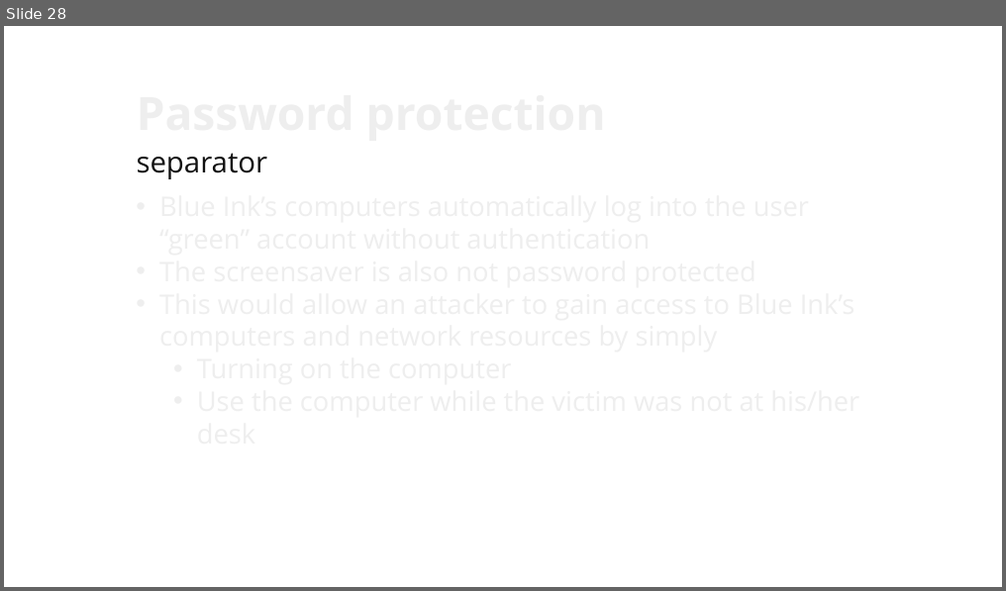
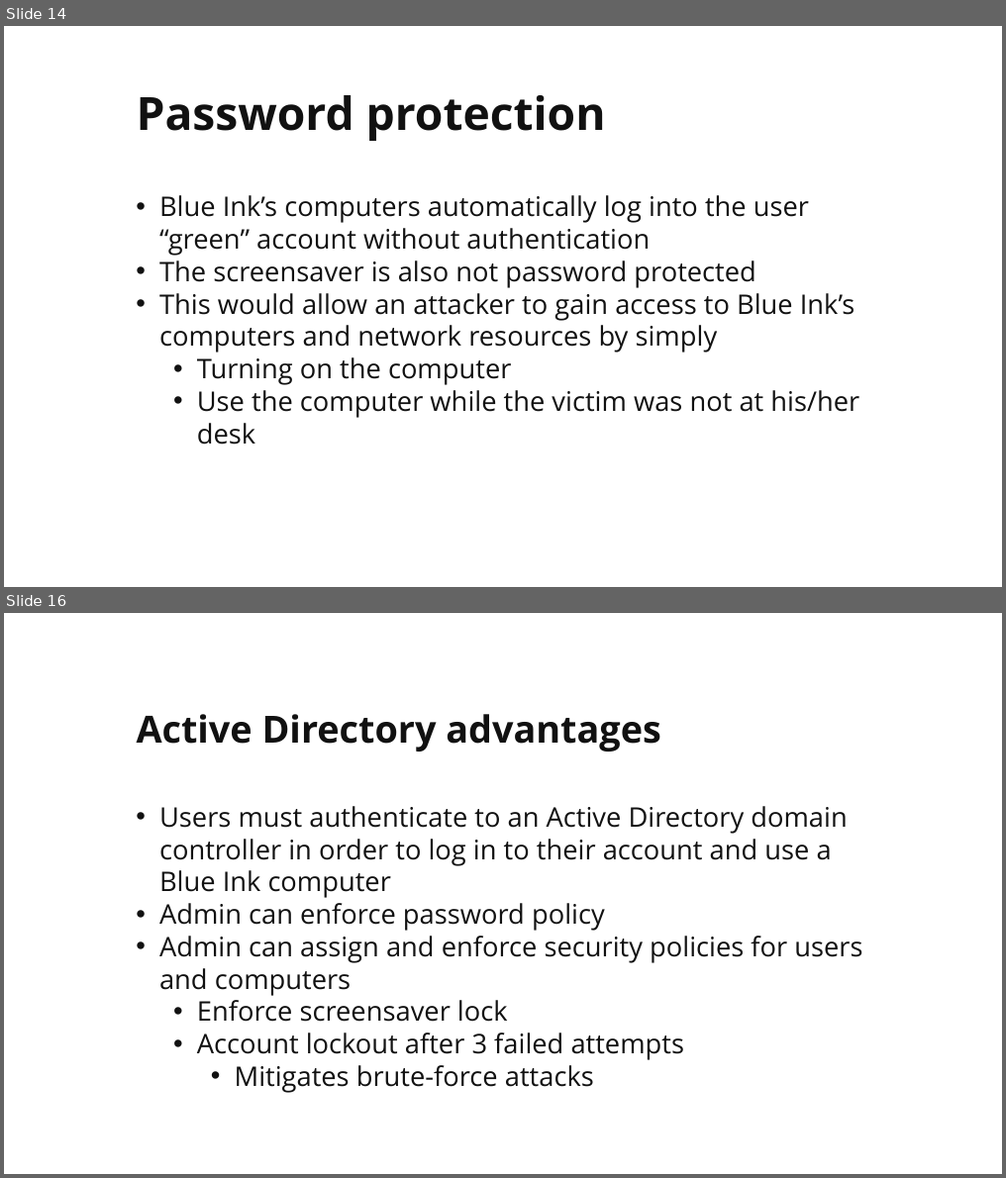
Before and after one commit to martymcflywa/ecu, a slide deck: year_1/sem_2/CSI1101_computer_security/0b_assignment_2_[22MAY15_0900]/dev/CSI1101_PONCE_A2_v02.pptx. Shown one above the other, each under a label of ours: slide 28 before the commit, slides 14 and 16 after it; the slides between them are not shown. The pictures are 1006x591 and 1006x1178 pixels, drawn with LibreOffice and Linux fonts; fonts in the diff are those of the drawing. Boxes give left, top, right and bottom in pixels: in the first picture for what was removed or moved away, otherwise in the second. Text is boxed around its words. In the diff, an @@ line names an element or a change of style, - is before the commit and + after.

```diff
--- a/year_1/sem_2/CSI1101_computer_security/0b_assignment_2_[22MAY15_0900]/dev/CSI1101_PONCE_A2_v02.pptx
+++ b/year_1/sem_2/CSI1101_computer_security/0b_assignment_2_[22MAY15_0900]/dev/CSI1101_PONCE_A2_v02.pptx
@@ slide 16 added at <box>4,613,1002,1174</box>, background #FFFFFF @@
@@ title added at <box>137,714,660,752</box>, 36 pt, text #111111, bold @@
+Active Directory advantages
@@ text added at <box>159,806,862,1093</box>, 26 pt, text #111111 @@
+• Users must authenticate to an Active Directory domain controller in order to log in to their account and use a Blue Ink computer
+• Admin can enforce password policy
+• Admin can assign and enforce security policies for users and computers
+  • Enforce screensaver lock
+  • Account lockout after 3 failed attempts
+    • Mitigates brute-force attacks
@@ what was slide 28 is now slide 14 @@
@@ slide 14 changed as well @@
@@ title added at <box>137,95,606,141</box>, 44 pt, text #111111, bold @@
+Password protection
@@ text removed at <box>137,153,268,179</box> @@
-separator
@@ text added at <box>159,195,859,445</box>, 26 pt, text #111111 @@
+• Blue Ink’s computers automatically log into the user “green” account without authentication
+• The screensaver is also not password protected
+• This would allow an attacker to gain access to Blue Ink’s computers and network resources by simply
+  • Turning on the computer
+  • Use the computer while the victim was not at his/her desk
```
Also in this commit, not shown: 17 other slides changed, 18 other slides added, 47 slides removed, 1 other file.
